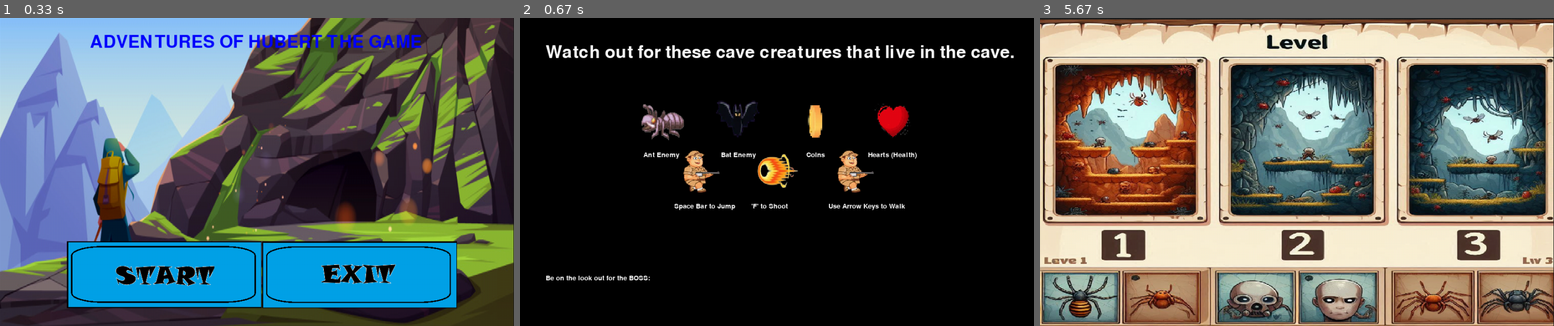
Above: before the commit, frames 1-3 (left to right).
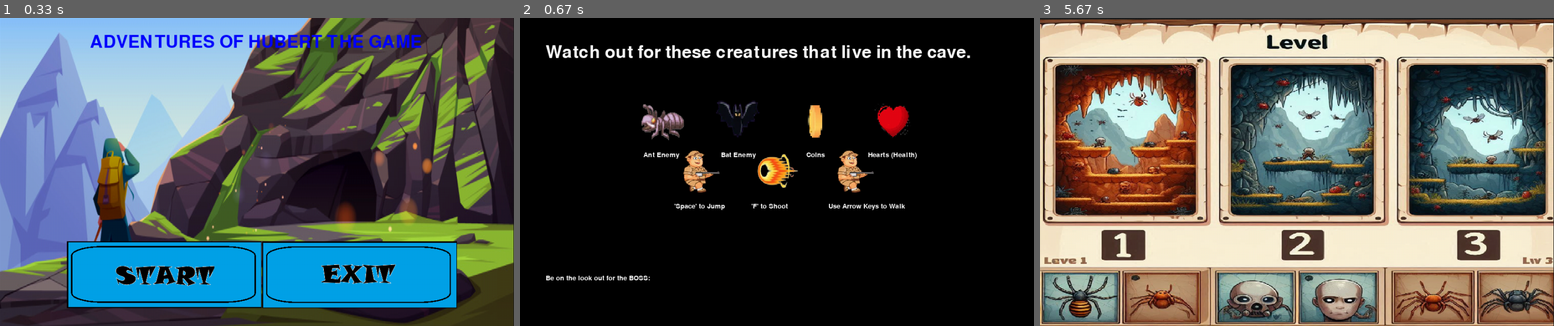
Above: after the commit, the same moments.

Repository: KaneRicketts/HIT-137-Assignment-03
Game: pygame game, started from Pygame game including start, game, and end loops.py
The game is run twice, just before and just after one commit, with the same random seed, the same clock (stepped at 60 frames per second) and the same inputs.
Inputs (mouse positions are in pixels of both pictures, inside the frame that each line leads up to):
- Up to frame 1 (0.33 s): no input
- Up to frame 2 (0.67 s): click (684, 273) at 0.38 s
- Up to frame 3 (5.67 s): no input

Frame 1 is identical in both runs. In frame 2, 1.4% of the frame differs, in the area x 30-97%, y 8-63%; in frame 3, nothing differs.

Commit message:
no need for down key movement

Diff:
--- a/Pygame game including start, game, and end loops.py
+++ b/Pygame game including start, game, and end loops.py
@@ -334,9 +334,6 @@
             if pressed_keys[K_UP]:
                 self.rect.move_ip(0, -5)  # Move up
                 self.is_moving = True
-            if pressed_keys[K_DOWN]:
-                self.rect.move_ip(0, 5)   # Move down
-                self.is_moving = True
             if pressed_keys[K_LEFT]:
                 self.rect.move_ip(-5, 0)  # Move left
                 self.is_moving = True
@@ -504,7 +501,7 @@
             self.health = health
             self.direction = random.choice(["up", "down", "left", "right"])
             self.last_shot = pygame.time.get_ticks()
-            self.shoot_cooldown = 3000  # How often the boss shoots (milliseconds)
+            self.shoot_cooldown = 2000  # How often the boss shoots (milliseconds)
             self.move_timer = pygame.time.get_ticks()  #
             self.move_delay = 1000  # How often the boss changes direction
 
@@ -675,11 +672,11 @@
     missile_info_scaled_img = pygame.transform.scale(missile_info_img, (standard_width, standard_height))  # Missile
 
     # info screen text
-    info_text1 = font_large.render("Watch out for these cave creatures that live in the cave.", True, WHITE)
+    info_text1 = font_large.render("Watch out for these creatures that live in the cave.", True, WHITE)
     info_text2 = font.render("Be on the look out for the BOSS:", True, WHITE)
 
     # Instruction Texts on 2nd page
-    instruction_text1 = font.render("Space Bar to Jump", True, WHITE)         # Jump instruction
+    instruction_text1 = font.render("'Space' to Jump", True, WHITE)         # Jump instruction
     instruction_text2 = font.render("'F' to Shoot", True, WHITE)            # Shoot instruction
     instruction_text3 = font.render("Use Arrow Keys to Walk", True, WHITE)  # Move instruction
 
